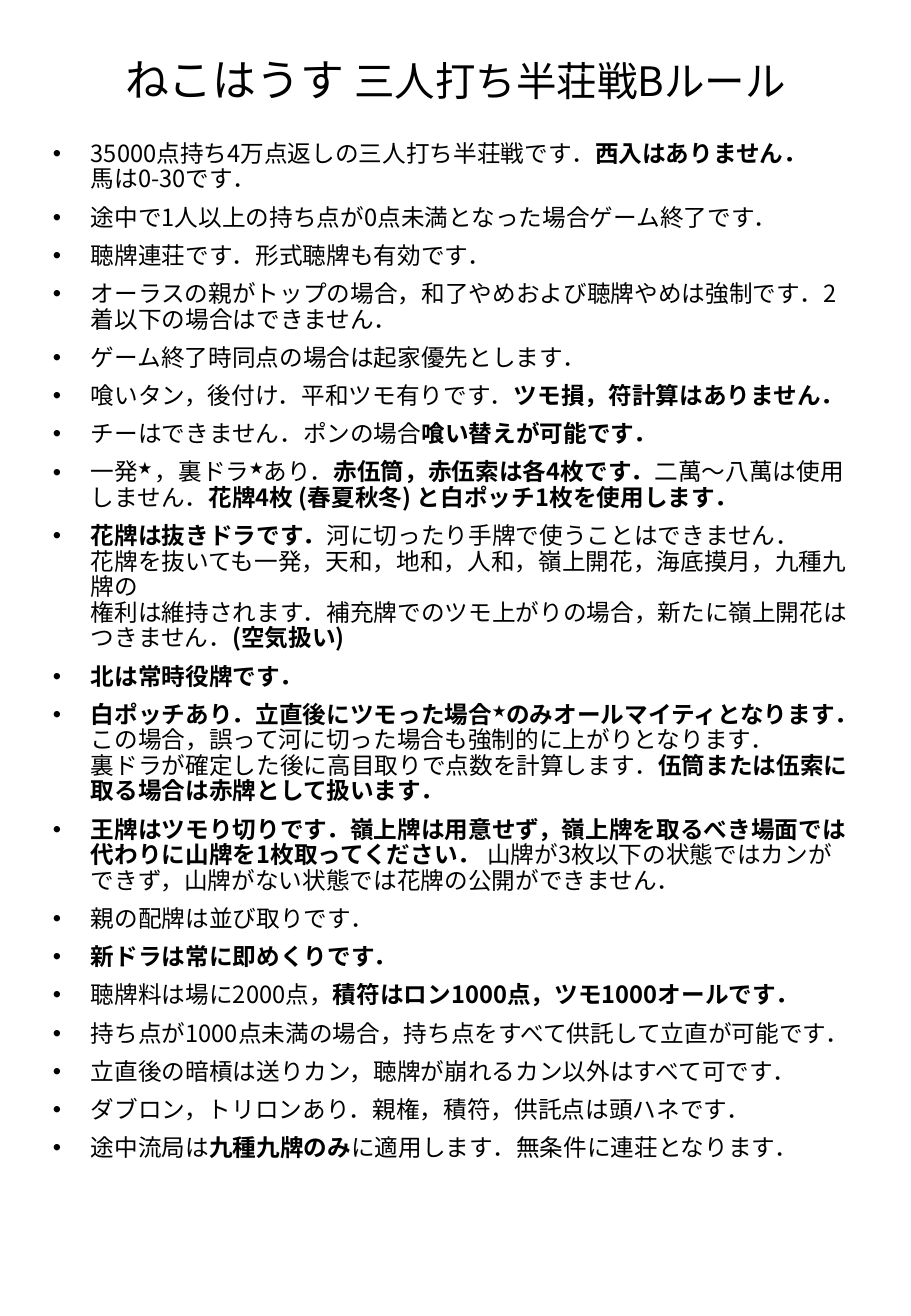
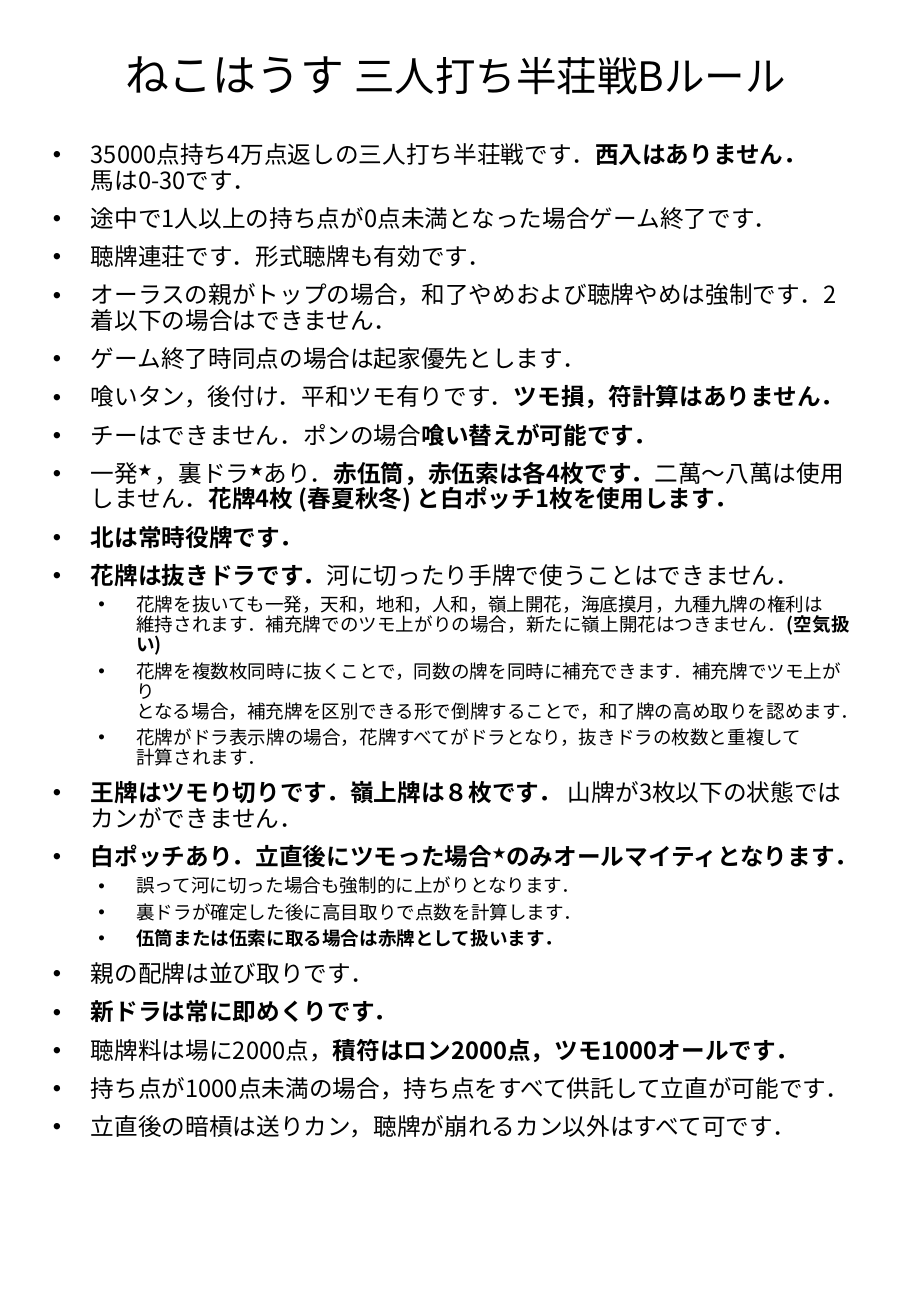
Before and after one commit to nkhrlab/neko-house, a slide deck: slide 8 of rules.pptx. Drawn at 911x1316 pixels with LibreOffice and Linux fonts; fonts in the diff are those of the drawing. Boxes give left, top, right and bottom in pixels: in the first picture for what was removed or moved away, otherwise in the second. Text is boxed around its words. In the diff, an @@ line names an element or a change of style, - is before the commit and + after.

Commit message:
ルール変更

```diff
--- a/rules.pptx
+++ b/rules.pptx
@@ title "ねこはうす 三人打ち半荘戦Bルール": place and size @@
-title "ねこはうす 三人打ち半荘戦Bルール" at (125,61,786,100)
+title "ねこはうす 三人打ち半荘戦Bルール" at (125,56,786,95)
@@ subtitle at (91,524,847,651): paragraph removed @@
-• 花牌は抜きドラです．河に切ったり手牌で使うことはできません．
-  花牌を抜いても一発，天和，地和，人和，嶺上開花，海底摸月，九種九牌の
-  権利は維持されます．補充牌でのツモ上がりの場合，新たに嶺上開花は
-  つきません．(空気扱い)
@@ subtitle at (91,564,858,947): text changed; size 14 to 11 pt; bold off @@
-• 白ポッチあり．立直後にツモった場合★のみオールマイティとなります．
-  この場合，誤って河に切った場合も強制的に上がりとなります．
-  裏ドラが確定した後に高目取りで点数を計算します．伍筒または伍索に取る場合は赤牌として扱います．
-• 王牌はツモり切りです．嶺上牌は用意せず，嶺上牌を取るべき場面では
-  代わりに山牌を1枚取ってください． 山牌が3枚以下の状態ではカンが
-  できず，山牌がない状態では花牌の公開ができません．
+• 花牌は抜きドラです．河に切ったり手牌で使うことはできません．
+  • 花牌を抜いても一発，天和，地和，人和，嶺上開花，海底摸月，九種九牌の権利は
+    維持されます．補充牌でのツモ上がりの場合，新たに嶺上開花はつきません．(空気扱い)
+  • 花牌を複数枚同時に抜くことで，同数の牌を同時に補充できます．補充牌でツモ上がり
+    となる場合，補充牌を区別できる形で倒牌することで，和了牌の高め取りを認めます．
+  • 花牌がドラ表示牌の場合，花牌すべてがドラとなり，抜きドラの枚数と重複して
+    計算されます．
+• 王牌はツモり切りです．嶺上牌は８枚です． 山牌が3枚以下の状態では
+  カンができません．
+• 白ポッチあり．立直後にツモった場合★のみオールマイティとなります．
+  • 誤って河に切った場合も強制的に上がりとなります．
+  • 裏ドラが確定した後に高目取りで点数を計算します．
+  • 伍筒または伍索に取る場合は赤牌として扱います．
@@ subtitle at (91,1039,799,1062): text changed @@
-• 聴牌料は場に2000点，積符はロン1000点，ツモ1000オールです．
+• 聴牌料は場に2000点，積符はロン2000点，ツモ1000オールです．
@@ subtitle at (91,1098,799,1158): paragraphs removed @@
-• ダブロン，トリロンあり．親権，積符，供託点は頭ハネです．
-• 途中流局は九種九牌のみに適用します．無条件に連荘となります．
```
Also in this commit, not shown: 1 other slide changed, 1 other file.
